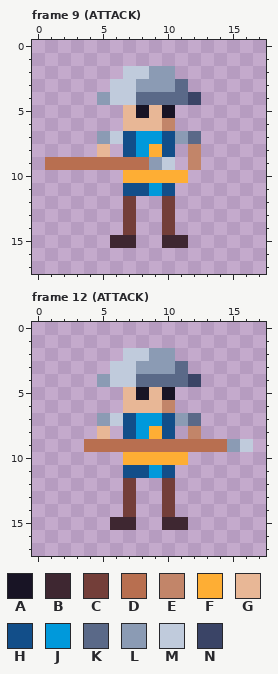
Two versions of one pixel-art file, assets/art/units/enemy/soldier/soldier.aseprite. That is the earlier state.
18x18 pixels, 18 frames. Shown: frame 9 (ATTACK), frame 12 (ATTACK). The commit also changed other frames, which this record leaves out.
Palette (. is transparent): A #181425  B #3e2731  C #733e39  D #b86f50  E #c28569  F #feae34  G #e8b796  H #124e89  J #0099db  K #5a6988  L #8b9bb4  M #c0cbdc  N #3a4466
Pixels before, frame 9 (ATTACK), first column x 1:
 2 ......MMLL..
 3 .....MMLLLK.
 4 ....LMMKKKKN
 5 ......GAGA..
 6 ......GGGE..
 7 ....LMHJJHLK
 8 ....G.HJFH.E
 9 DDDDDDDDLM.E
10 ......FFFFF.
11 ......HHJH..
12 ......C..C..
13 ......C..C..
14 ......C..C..
15 .....BB..BB.
Pixels before, frame 12 (ATTACK), first column x 4:
 2 ...MMLL......
 3 ..MMLLLK.....
 4 .LMMKKKKN....
 5 ...GAGA......
 6 ...GGGE......
 7 .LMHJJHLK....
 8 .G.HJFH.E....
 9 DDDDDDDDDDDLM
10 ...FFFFF.....
11 ...HHJH......
12 ...C..C......
13 ...C..C......
14 ...C..C......
15 ..BB..BB.....
New version:
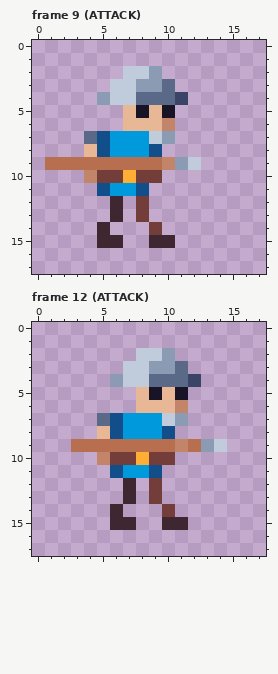
Edits made:
Changed rows in their new state; - is an unchanged pixel.
Frame 9 (ATTACK):
first column x 4:
 2 ------.--
 3 ------K.-
 4 -------N.
 7 KHJJ-ML..
 8 GHJJ-H.-.
 9 -----DELM
10 ECC-CC..-
11 -HJJ-..--
12 --B.C-.--
13 --B.C-.--
14 -B-.-C.--
15 -B-.-B-.-
Frame 12 (ATTACK):
first column x 3:
 2 ----.-M-------
 3 ---.-M--------
 4 --.L-M--------
 5 ----.GAGA-----
 6 ----.--GE-----
 7 --KHJ--M-.----
 8 ---HJ-J--.----
 9 D-------E-LM..
10 --ECC-CC.-----
11 ---HJJH.------
12 ----B-C.------
13 ----B-C.------
14 ---B.---------
Where, in picture pixels (left, top, right, bottom), the same in both pictures:
changed: (84, 66, 201, 248)
changed: (71, 348, 253, 517)
